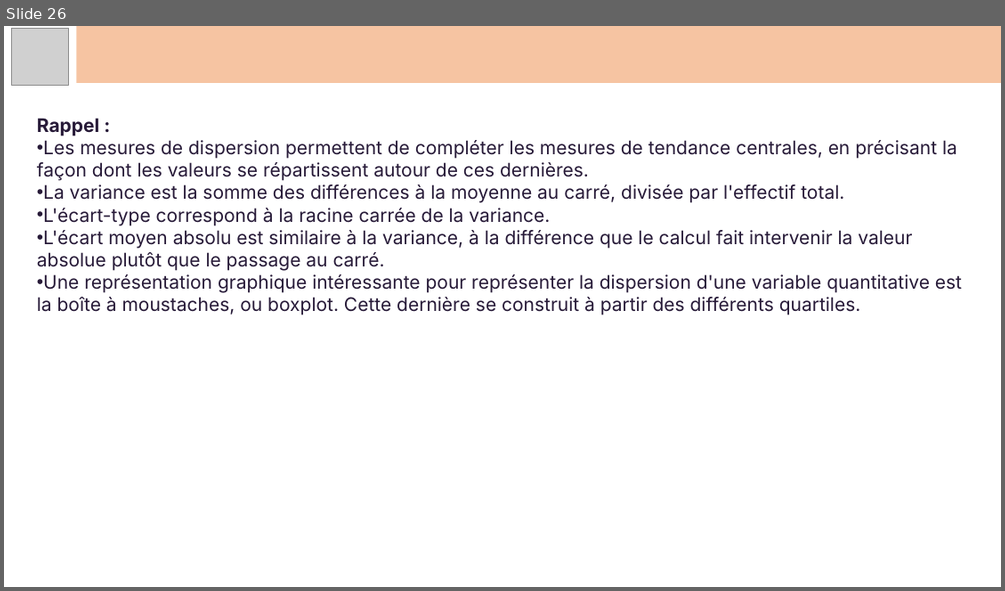
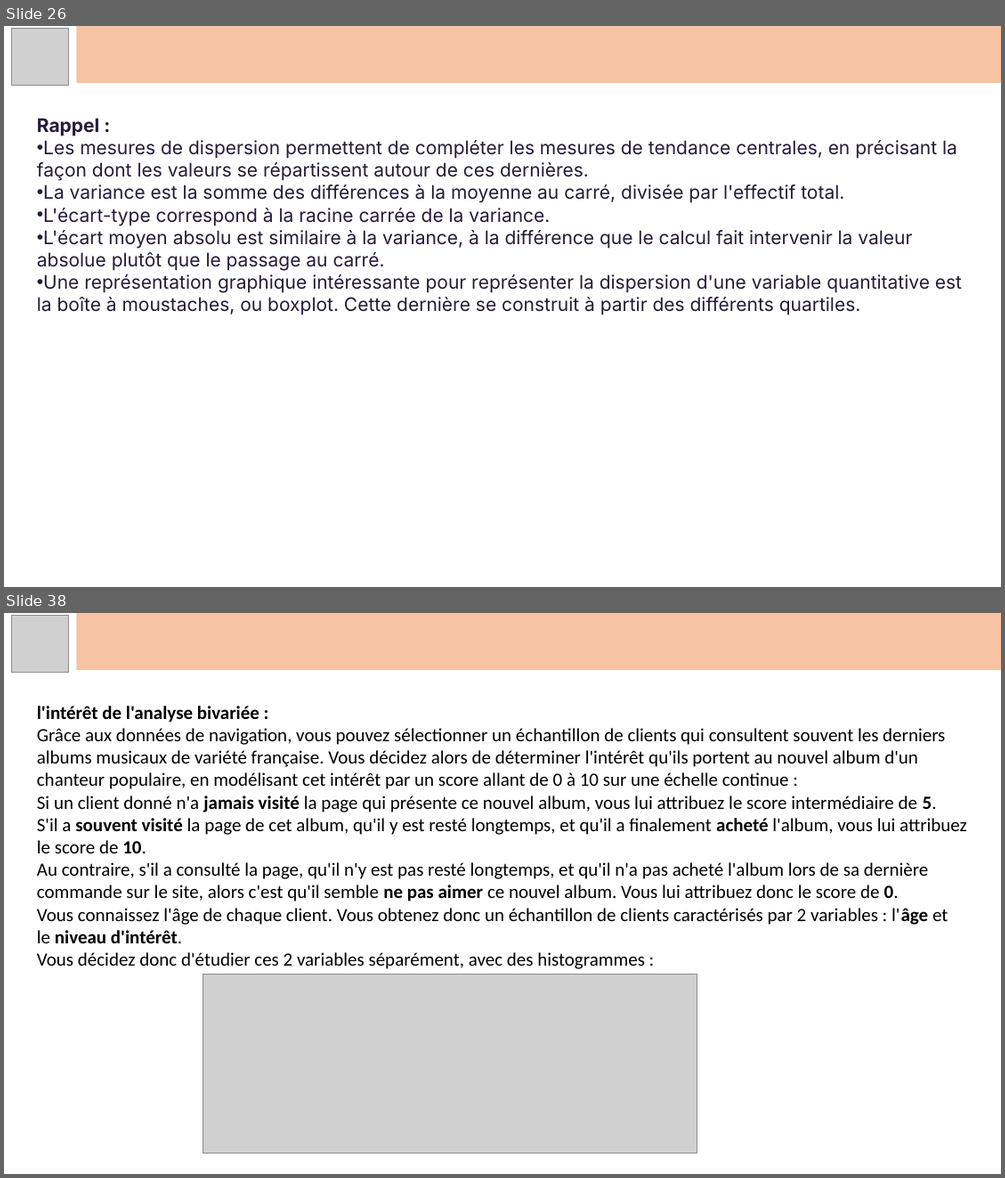
Before and after one commit to Koraiche/Artificial_Intelligence, a slide deck: Docs/Courses/Data Science/Data Analysis/Statistiques.pptx. Shown one above the other, each under a label of ours: slide 26 before the commit, slides 26 and 38 after it; the slides between them are not shown. The pictures are 1005x591 and 1005x1178 pixels, drawn with LibreOffice and Linux fonts; fonts in the diff are those of the drawing; grey boxes stand for pictures. Boxes give left, top, right and bottom in pixels: in the first picture for what was removed or moved away, otherwise in the second. Text is boxed around its words. In the diff, an @@ line names an element or a change of style, - is before the commit and + after.

```diff
--- a/Docs/Courses/Data Science/Data Analysis/Statistiques.pptx
+++ b/Docs/Courses/Data Science/Data Analysis/Statistiques.pptx
@@ slide 38 added at <box>4,613,1001,1174</box>, background #FFFFFF @@
@@ picture added at <box>11,616,68,672</box> @@
@@ rectangle added at <box>77,613,1001,670</box>, fill #F4B183 at 75% opacity @@
@@ text added at <box>37,706,967,969</box>, 18 pt, text #000000 @@
+l'intérêt de l'analyse bivariée :
+Grâce aux données de navigation, vous pouvez sélectionner un échantillon de clients qui consultent souvent les derniers albums musicaux de variété française. Vous décidez alors de déterminer l'intérêt qu'ils portent au nouvel album d'un chanteur populaire, en modélisant cet intérêt par un score allant de 0 à 10 sur une échelle continue :
+Si un client donné n'a jamais visité la page qui présente ce nouvel album, vous lui attribuez le score intermédiaire de 5.
+S'il a souvent visité la page de cet album, qu'il y est resté longtemps, et qu'il a finalement acheté l'album, vous lui attribuez le score de 10.
+Au contraire, s'il a consulté la page, qu'il n'y est pas resté longtemps, et qu'il n'a pas acheté l'album lors de sa dernière commande sur le site, alors c'est qu'il semble ne pas aimer ce nouvel album. Vous lui attribuez donc le score de 0.
+Vous connaissez l'âge de chaque client. Vous obtenez donc un échantillon de clients caractérisés par 2 variables : l'âge et le niveau d'intérêt.
+Vous décidez donc d'étudier ces 2 variables séparément, avec des histogrammes :
@@ picture added at <box>202,974,697,1153</box> @@
```
Also in this commit, not shown: 19 other slides added, 23 other files.
